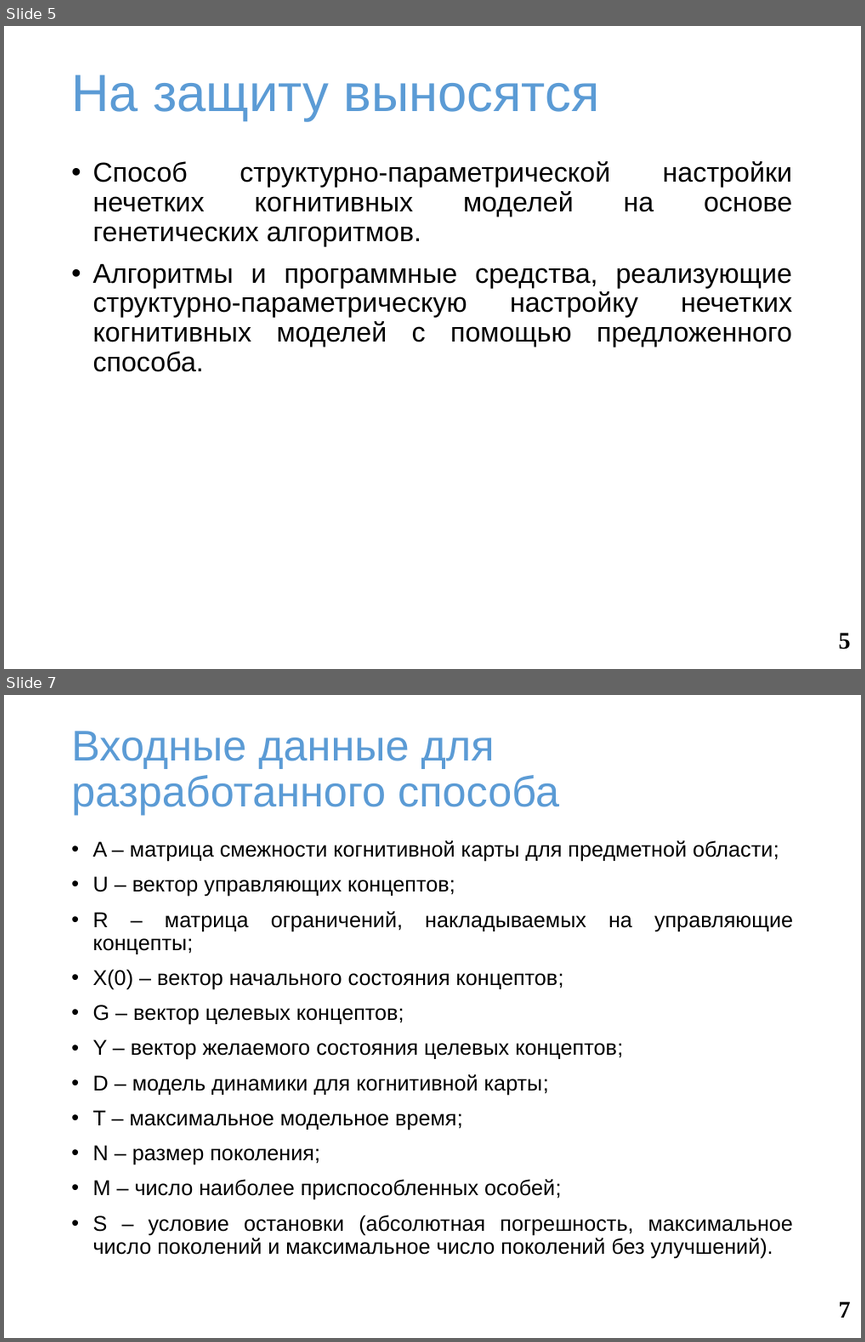
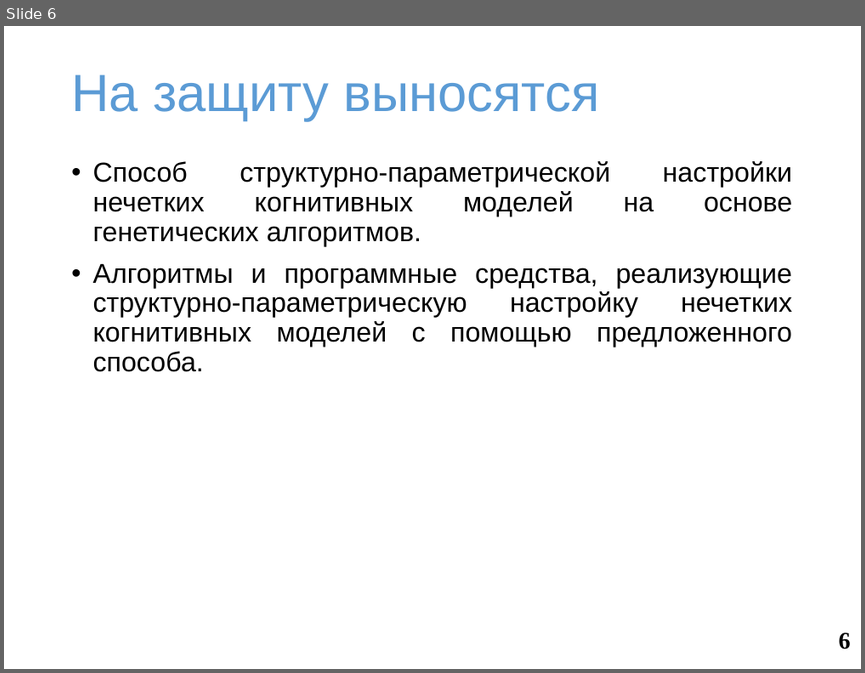
Before and after one commit to SquakR/fuzzy_cognitive_model, a slide deck: docs/presentation.pptx. Shown one above the other, each under a label of ours: slides 5 and 7 before the commit, slide 6 after it; the slides between them are not shown. The pictures are 865x1342 and 865x673 pixels, drawn with LibreOffice and Linux fonts; fonts in the diff are those of the drawing; background and template pictures are left out. Boxes give left, top, right and bottom in pixels: in the first picture for what was removed or moved away, otherwise in the second. Text is boxed around its words. In the diff, an @@ line names an element or a change of style, - is before the commit and + after.

```diff
--- a/docs/presentation.pptx
+++ b/docs/presentation.pptx
@@ slide 7 removed at bbox=[4, 695, 861, 1338], background #FFFFFF @@
@@ title removed at bbox=[71, 731, 559, 815] @@
-Входные данные для разработанного способа
@@ text removed at bbox=[93, 840, 793, 1259] @@
-• A – матрица смежности когнитивной карты для предметной области;
-• U – вектор управляющих концептов;
-• R – матрица ограничений, накладываемых на управляющие концепты;
-• X(0) – вектор начального состояния концептов;
-• G – вектор целевых концептов;
-• Y – вектор желаемого состояния целевых концептов;
-• D – модель динамики для когнитивной карты;
-• T – максимальное модельное время;
-• N – размер поколения;
-• M – число наиболее приспособленных особей;
-• S – условие остановки (абсолютная погрешность, максимальное число поколений и максимальное число поколений без улучшений).
@@ page number removed at bbox=[839, 1301, 851, 1317] @@
-7
@@ what was slide 5 is now slide 6 @@
@@ page number at bbox=[839, 632, 851, 649]: text changed @@
-5
+6
```
Also in this commit, not shown: 1 slide changed, 1 slide added, 4 other slides removed, 2 other files.
